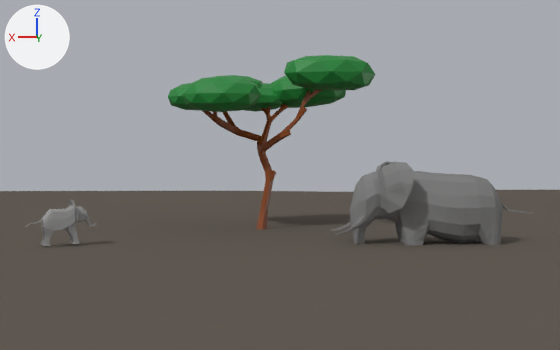
The Blender file models/scene/sawanna.blend: old version first, new version second.
Rendered twice from a camera (50 mm lens) standing at (1.04, 26.75, 2.69) and looking at (-0.49, 1.77, 2.08). The axes (+X, +Y, +Z) are drawn at upper left. The lights are the same throughout.

Names of what the first picture shows: 'Plane', 'elephant-model', 'leafs', 'leafs2', 'leafs3', 'leafs6', 'słoń.002', 'trunk'.
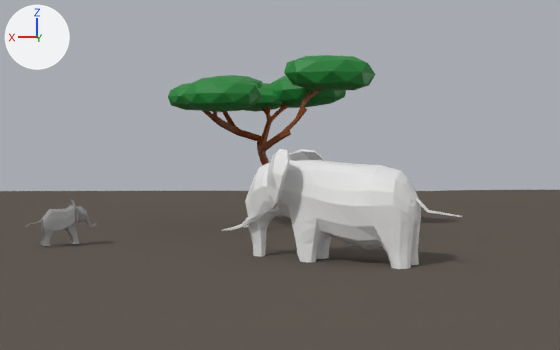
What the commit changed:
me_plane_003 has 888 vertices, 870 faces and spans x -1.52..2.16, y -2.64..3.68, z -1.28..1.28.
me_plane_003 no longer uses material mat_old_elephant (grey #858585).
Object 'słoń.002' (ob_słoń_002) moves from (-4.62, 3.14, 1.04) to (-1.21, 6.78, 1.4).
Object 'słoń.002' (ob_słoń_002) turns from (-90, 93, 0) to (-90, 93, -31) degrees about x, y and z.

Pixel boxes (x1, y1, x2, y2) of what changed, in the pictures (560 x 350 px):
'słoń.002', recoloured, moved, turned
    before: (330, 161, 534, 245)
    after: (222, 149, 462, 269)
